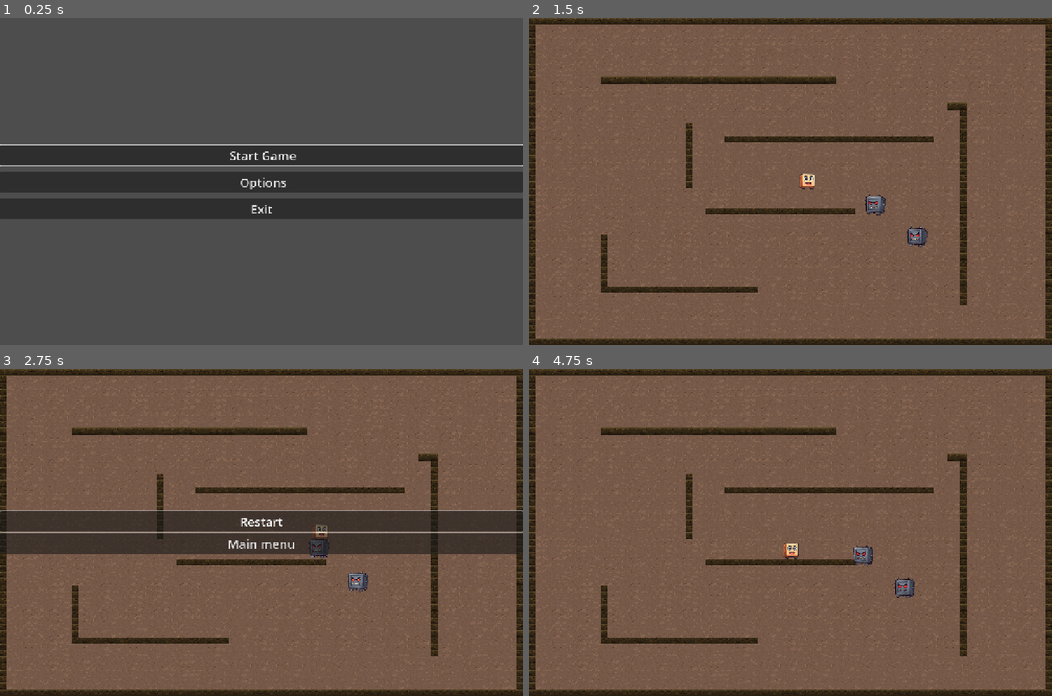
Above: before the commit, frames 1-4 (two rows, left to right).
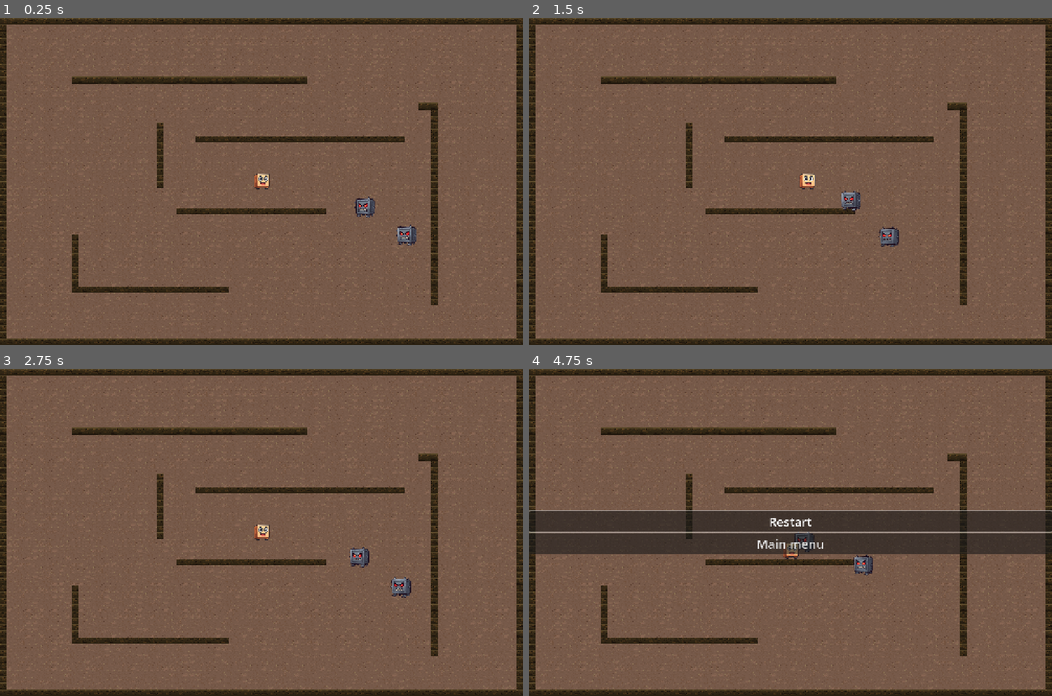
Above: after the commit, the same moments.

Repository: Serhii-Lemkin/godot_test_game
Game: Godot game, scene res://scenes/ui/main_menu/main_menu.tscn
The game is run twice, just before and just after one commit, with the same random seed, the same clock (stepped at 60 frames per second) and the same inputs.
Inputs (mouse positions are in pixels of both pictures, inside the frame that each line leads up to):
- Up to frame 1 (0.25 s): no input
- Up to frame 2 (1.5 s): click (790, 155) at 0.5 s, where only the run before the commit has a clickable "Start Game"; hold D (move_right) from 1.28 s (still down)
- Up to frame 3 (2.75 s): release D (move_right) at 2 s; click (261, 522) at 2 s, where only the run after the commit has a clickable "Restart"
- Up to frame 4 (4.75 s): click (790, 542) at 2.75 s, where only the run before the commit has a clickable "Main menu"; click (790, 506) at 3.5 s, where only the run before the commit has a clickable "Start Game"; hold S (move_down) from 4.28 s (still down)

The runs differ from the first frame. In frame 1, 99% of the frame differs, in the area x 0-100%, y 0-100%; in frame 2, 0.8%; in frame 3, 13%; in frame 4, 13%.

Commit message:
inheritanceLayer

Diff:
--- a/project.godot
+++ b/project.godot
@@ -17,8 +17,8 @@
 
 [autoload]
 
-Game="*res://scenes/ui/main/game.gd"
-GameVaruables="*res://scripts/game_varuables.gd"
+Game="*res://scenes/game/game.gd"
+GameVariables="*res://scripts/game_variables.gd"
 
 [display]
 
--- /dev/null
+++ b/scenes/characters/enemy1/enemy.gd
@@ -0,0 +1,6 @@
+extends EnemyBase
+
+
+func _ready():
+	facing_right = false
+	speed = GameVariables.enemy_speed
--- a/scenes/characters/enemy1/enemy.tscn
+++ b/scenes/characters/enemy1/enemy.tscn
@@ -1,7 +1,7 @@
 [gd_scene load_steps=5 format=3 uid="uid://cohiqpndtgam"]
 
 [ext_resource type="Texture2D" uid="uid://blgjwb101vf3g" path="res://textures/tmpTextures/enemy_sm.png" id="1_7p1mj"]
-[ext_resource type="Script" uid="uid://bpltomdk7rp2p" path="res://scenes/characters/enemy1/enemy_pathing_logic.gd" id="1_md0e3"]
+[ext_resource type="Script" uid="uid://bpltomdk7rp2p" path="res://scenes/characters/enemy1/enemy.gd" id="1_md0e3"]
 
 [sub_resource type="CircleShape2D" id="CircleShape2D_md0e3"]
 radius = 17.0
--- a/scenes/characters/player/playerScript.gd
+++ b/scenes/characters/player/player.gd
@@ -1,9 +1,11 @@
-extends CharacterBody2D
+extends CharacterBase
 
-@export var playerSpeed = GameVaruables.player_speed
+@export var playerSpeed = GameVariables.player_speed
 
 func _ready():
+	speed = GameVariables.player_speed
 	Game.player = self
+	facing_right = true
 	add_to_group("player")
 
 func _physics_process(delta):
@@ -15,5 +17,6 @@
 	if direction.length() > 0:
 		direction = direction.normalized()
 
+	face_direction(direction)
 	velocity = direction * playerSpeed
 	move_and_slide()
--- a/scenes/characters/player/player.tscn
+++ b/scenes/characters/player/player.tscn
@@ -1,6 +1,6 @@
 [gd_scene load_steps=4 format=3 uid="uid://ckudr8chj1kgo"]
 
-[ext_resource type="Script" uid="uid://i7j6jeb8t3xq" path="res://scenes/characters/player/playerScript.gd" id="1_g2els"]
+[ext_resource type="Script" uid="uid://i7j6jeb8t3xq" path="res://scenes/characters/player/player.gd" id="1_g2els"]
 [ext_resource type="Texture2D" uid="uid://b4452h7wb4dgv" path="res://textures/tmpTextures/player_sm.png" id="2_qhqgy"]
 
 [sub_resource type="CircleShape2D" id="CircleShape2D_g2els"]
@@ -8,6 +8,8 @@
 
 [node name="CharacterBody2D" type="CharacterBody2D"]
 script = ExtResource("1_g2els")
+speed = null
+facing_right = null
 
 [node name="Sprite2D" type="Sprite2D" parent="."]
 texture = ExtResource("2_qhqgy")
--- a/scenes/ui/main/game.gd
+++ b/scenes/game/game.gd
@@ -1,28 +1,29 @@
 extends Node2D
+class_name SceneBase
 
 @onready var player: CharacterBody2D = null
-var pause_overlay: CanvasLayer = null
+var current_scene := ''
 
 func _ready():
-	get_tree().paused = false
+	set_starting_scene()
+	var tree = get_tree()
+	tree.paused = false
+	tree.change_scene_to_file(current_scene)
 
 
-func _process(delta: float) -> void:
-	pass
-
 func go_to_main_menu():
-	get_tree().change_scene_to_file("res://scenes/ui/main_menu/main_menu.tscn")
+	get_tree().change_scene_to_file(GameVariables.main_menu_name)
 
 func game_over() -> void:
-	var game_over_scene = preload("res://scenes/ui/game_over/game_over.tscn").instantiate()
+	var game_over_scene = load(GameVariables.game_over_name).instantiate()
 	game_over_scene.process_mode = PROCESS_MODE_ALWAYS
 	var overlay = CanvasLayer.new()
 	overlay.add_child(game_over_scene)
 	get_tree().current_scene.add_child(overlay)
 
 func open_pause_menu() -> void:
-	var pause_scene = preload("res://scenes/ui/pause_menu/pause_menu.tscn").instantiate()
-	pause_overlay = CanvasLayer.new()
+	var pause_scene = load(GameVariables.pause_menu_name).instantiate()
+	var pause_overlay = CanvasLayer.new()
 	pause_overlay.add_child(pause_scene)
 	pause_scene.process_mode = PROCESS_MODE_ALWAYS
 	get_tree().current_scene.add_child(pause_overlay)
@@ -30,3 +31,6 @@
 func _input(event):
 	if event.is_action_pressed("open_menu"):
 		open_pause_menu()
+
+func set_starting_scene():
+	current_scene = "res://scenes/level1/level1.tscn"
--- /dev/null
+++ b/scenes/game/game.tscn
@@ -0,0 +1,6 @@
+[gd_scene load_steps=2 format=3 uid="uid://155xx7s6y6ta"]
+
+[ext_resource type="Script" uid="uid://wp4bxhujcbjw" path="res://scenes/game/game.gd" id="1_e64el"]
+
+[node name="Node2D" type="Node2D"]
+script = ExtResource("1_e64el")
--- a/scenes/ui/main/main.tscn
+++ b/scenes/level1/level1.tscn
@@ -1,11 +1,11 @@
-[gd_scene load_steps=20 format=4 uid="uid://155xx7s6y6ta"]
+[gd_scene load_steps=20 format=4 uid="uid://cd1aymxkdh8lp"]
 
-[ext_resource type="Script" uid="uid://wp4bxhujcbjw" path="res://scenes/ui/main/game.gd" id="1_f7o8s"]
-[ext_resource type="Texture2D" uid="uid://b7v5ghmlqegy4" path="res://textures/new_textures/Ground_Tile_01_C.png" id="2_jijnc"]
-[ext_resource type="Texture2D" uid="uid://dm7hq61p0hjet" path="res://textures/new_textures/Ground_Tile_02_C.png" id="3_jfgcv"]
-[ext_resource type="Texture2D" uid="uid://oe06gj8fh2sh" path="res://textures/new_textures/walls_0000_Layer-1.png" id="4_qi6ru"]
-[ext_resource type="PackedScene" uid="uid://cohiqpndtgam" path="res://scenes/characters/enemy1/enemy.tscn" id="5_57h5d"]
-[ext_resource type="PackedScene" uid="uid://ckudr8chj1kgo" path="res://scenes/characters/player/player.tscn" id="6_40ydf"]
+[ext_resource type="Script" uid="uid://beamuykbj7h2n" path="res://scenes/level1/level_1.gd" id="1_d6lib"]
+[ext_resource type="Texture2D" uid="uid://b7v5ghmlqegy4" path="res://textures/new_textures/Ground_Tile_01_C.png" id="2_wqsjc"]
+[ext_resource type="Texture2D" uid="uid://dm7hq61p0hjet" path="res://textures/new_textures/Ground_Tile_02_C.png" id="3_fcv37"]
+[ext_resource type="Texture2D" uid="uid://oe06gj8fh2sh" path="res://textures/new_textures/walls_0000_Layer-1.png" id="4_kcfjd"]
+[ext_resource type="PackedScene" uid="uid://cohiqpndtgam" path="res://scenes/characters/enemy1/enemy.tscn" id="5_dpu10"]
+[ext_resource type="PackedScene" uid="uid://ckudr8chj1kgo" path="res://scenes/characters/player/player.tscn" id="6_q6uuj"]
 
 [sub_resource type="NavigationPolygon" id="NavigationPolygon_tipki"]
 vertices = PackedVector2Array(8, 8, -8, 8, -8, -8, 8, -8)
@@ -101,31 +101,34 @@
 0:1/0 = 0
 0:1/0/physics_layer_0/polygon_0/points = PackedVector2Array(-8, -8, 8, -8, 8, 8, -8, 8)
 
-[sub_resource type="TileSet" id="TileSet_choun"]
+[sub_resource type="TileSet" id="TileSet_8sww4"]
 physics_layer_0/collision_layer = 1
-sources/0 = SubResource("TileSetAtlasSource_85g3d")
+sources/0 = SubResource("TileSetAtlasSource_jw3ls")
 
-[node name="Node2D" type="Node2D"]
-script = ExtResource("1_f7o8s")
+[node name="Level1" type="Node2D"]
+script = ExtResource("1_d6lib")
 
 [node name="tiles" type="Node2D" parent="."]
 
 [node name="floor" type="TileMapLayer" parent="tiles"]
 tile_map_data = PackedByteArray("AADk/wUAAAAAAAAAAADk/wYAAAAAAAAAAADk/wcAAAABAAAAAADk/wgAAAABAAEAAADk/wkAAAAAAAAAAADk/w …(57168 unchanged characters)…
-tile_set = SubResource("TileSet_tipki")
+tile_set = SubResource("TileSet_0em4h")
 
 [node name="walls" type="TileMapLayer" parent="tiles"]
 tile_map_data = PackedByteArray("AADz/wQAAAACAAAAAAD0/wQAAAABAAEAAAD1/wQAAAACAAAAAAD2/wQAAAABAAAAAAD3/wQAAAAAAAAAAAD4/w …(6672 unchanged characters)…
-tile_set = SubResource("TileSet_choun")
+tile_set = SubResource("TileSet_8sww4")
 navigation_enabled = false
 
-[node name="enemy" parent="." instance=ExtResource("5_57h5d")]
+[node name="y_sorting_wtapper" type="Node2D" parent="."]
+y_sort_enabled = true
+
+[node name="enemy" parent="y_sorting_wtapper" instance=ExtResource("5_dpu10")]
 position = Vector2(253, 63)
 
-[node name="enemy2" parent="." instance=ExtResource("5_57h5d")]
+[node name="enemy2" parent="y_sorting_wtapper" instance=ExtResource("5_dpu10")]
 position = Vector2(355, 132)
 
-[node name="player" parent="." instance=ExtResource("6_40ydf")]
+[node name="player" parent="y_sorting_wtapper" instance=ExtResource("6_q6uuj")]
 position = Vector2(1, 0)
 
 [node name="static_camera" type="Camera2D" parent="."]
--- /dev/null
+++ b/scenes/level1/level_1.gd
@@ -0,0 +1,4 @@
+extends SceneBase
+
+func _ready() -> void:
+	pass
--- a/scenes/ui/game_over/game_over.gd
+++ b/scenes/ui/game_over/game_over.gd
@@ -1,18 +1,14 @@
 extends Control
-@onready var v_box_container: VBoxContainer = $VBoxContainer
 @onready var restart_button: Button = $VBoxContainer/restart_button
 
 func _ready() -> void:
 	restart_button.grab_focus()
 	get_tree().paused = true
 
-func _process(delta: float) -> void:
-	pass
-
 func _on_restart_button_pressed() -> void:
-	get_tree().paused = false
-	get_parent().queue_free()
-	get_tree().change_scene_to_file("res://scenes/main.tscn")
+	var tree := get_tree()
+	tree.paused = false
+	tree.change_scene_to_file(GameVariables.game_scene_name)
 
 func _on_main_menu_button_pressed() -> void:
 	Game.go_to_main_menu()
--- a/scenes/ui/main_menu/main_menu.gd
+++ b/scenes/ui/main_menu/main_menu.gd
@@ -1,16 +1,13 @@
 extends Control
-@onready var v_box_container: VBoxContainer = $VBoxContainer
+
 @onready var start_button: Button = $VBoxContainer/start_button
 
 func _ready() -> void:
 	start_button.grab_focus()
 	self.process_mode = Node.PROCESS_MODE_ALWAYS
 
-func _process(delta: float) -> void:
-	pass
-
 func _on_start_button_pressed() -> void:
-	get_tree().change_scene_to_file("res://scenes/ui/main/main.tscn")
+	get_tree().change_scene_to_file(GameVariables.game_scene_name)
 
 func _on_options_button_pressed() -> void:
 	print("options")
--- /dev/null
+++ b/scripts/character_base.gd
@@ -0,0 +1,19 @@
+extends CharacterBody2D
+
+class_name CharacterBase
+@onready var sprite: Sprite2D = $Sprite2D
+@export var speed = 0
+@export var facing_right: bool
+
+func _ready() -> void:
+	pass
+
+func face_direction(direction: Vector2) -> void:
+	if direction.x == 0:
+		return
+
+	var moving_right = direction.x > 0
+	if facing_right:
+		sprite.flip_h = not moving_right
+	else:
+		sprite.flip_h = moving_right
--- a/scenes/characters/enemy1/enemy_pathing_logic.gd
+++ b/scripts/enemy_base.gd
@@ -1,19 +1,21 @@
-extends CharacterBody2D
+extends CharacterBase
+class_name  EnemyBase
 
-@export var speed = GameVaruables.enemy_speed
 @onready var agent := $NavigationAgent2D as NavigationAgent2D
 
+func _ready() -> void:
+	pass
 
-func _ready():
+func _process(delta: float) -> void:
 	pass
 
 func _physics_process(_delta: float):
 	if not Game.player:
-		print("enemy cant fidnd t
-		he player")
+		print("enemy cant fisnd the player")
 		return
 
 	if agent.is_target_reached():
+
 		return
 
 	var current_position = global_position
@@ -21,8 +23,10 @@
 	var new_velocity = current_position.direction_to(next_position) * speed
 	if agent.avoidance_enabled:
 		agent.set_velocity(new_velocity)
+		face_direction(new_velocity)
 	else:
 		_on_navigation_agent_2d_velocity_computed(new_velocity)
+		face_direction(velocity)
 
 	move_and_slide()
 
@@ -36,8 +40,5 @@
 	make_path()
 
 func _on_area_2d_body_entered(body: Node2D) -> void:
-	print(body)
-	print(body.get_groups())
-
 	if body.is_in_group("player"):
 		Game.game_over()
--- /dev/null
+++ b/scripts/game_variables.gd
@@ -0,0 +1,9 @@
+extends Node
+
+var player_speed := 200.0
+var enemy_speed := 120.0
+
+var game_scene_name := "res://scenes/game/game.tscn"
+var pause_menu_name := "res://scenes/ui/pause_menu/pause_menu.tscn"
+var game_over_name := "res://scenes/ui/game_over/game_over.tscn"
+var main_menu_name := "res://scenes/ui/main_menu/main_menu.tscn"
--- a/scripts/game_varuables.gd
+++ /dev/null
@@ -1,4 +0,0 @@
-extends Node
-
-var player_speed := 200.0
-var enemy_speed := 120.0
Renamed: scenes/characters/enemy1/enemy_pathing_logic.gd.uid -> scenes/characters/enemy1/enemy.gd.uid
Renamed: scenes/characters/player/playerScript.gd.uid -> scenes/characters/player/player.gd.uid
Renamed: scenes/ui/main/game.gd.uid -> scenes/game/game.gd.uid
Not shown: 3 places in scenes/level1/level1.tscn that only renumber resources
Not shown, added: scenes/level1/level_1.gd.uid
Not shown, added: scripts/character_base.gd.uid
Not shown, added: scripts/enemy_base.gd.uid
Renamed: scripts/game_varuables.gd.uid -> scripts/game_variables.gd.uid
